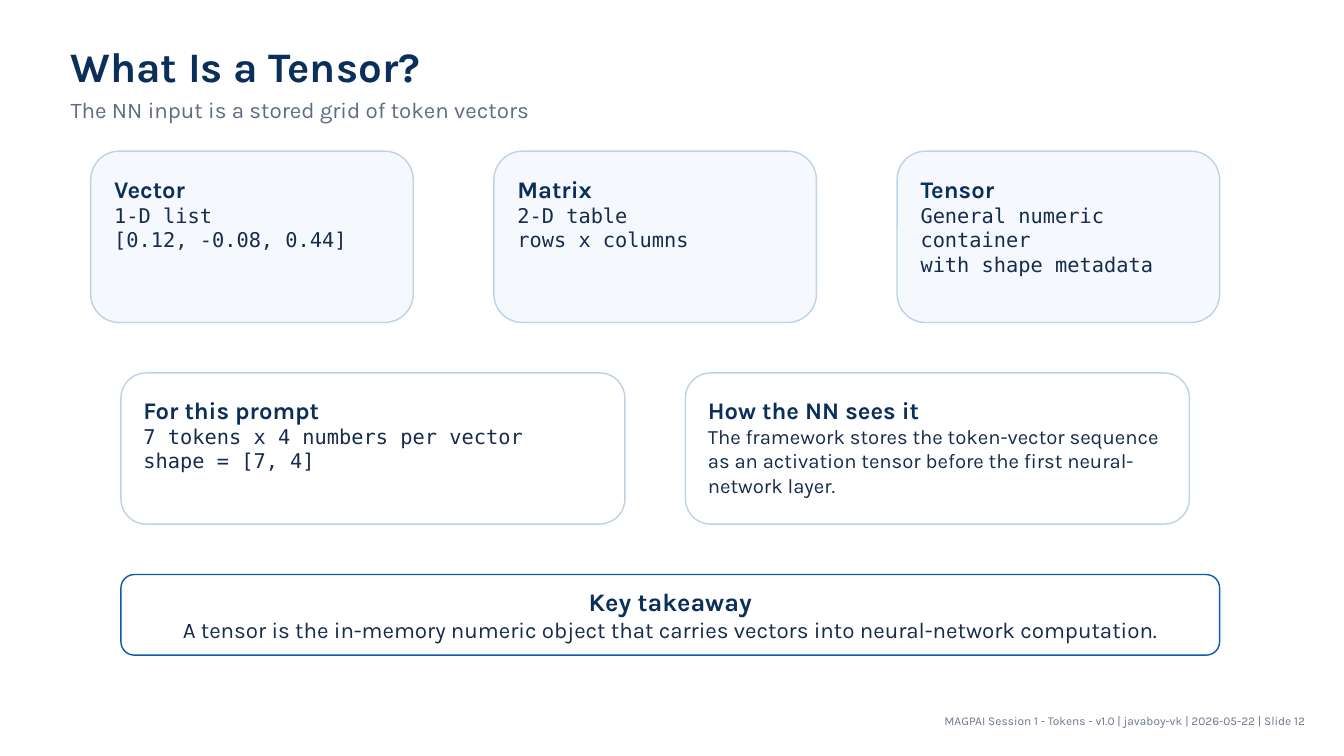
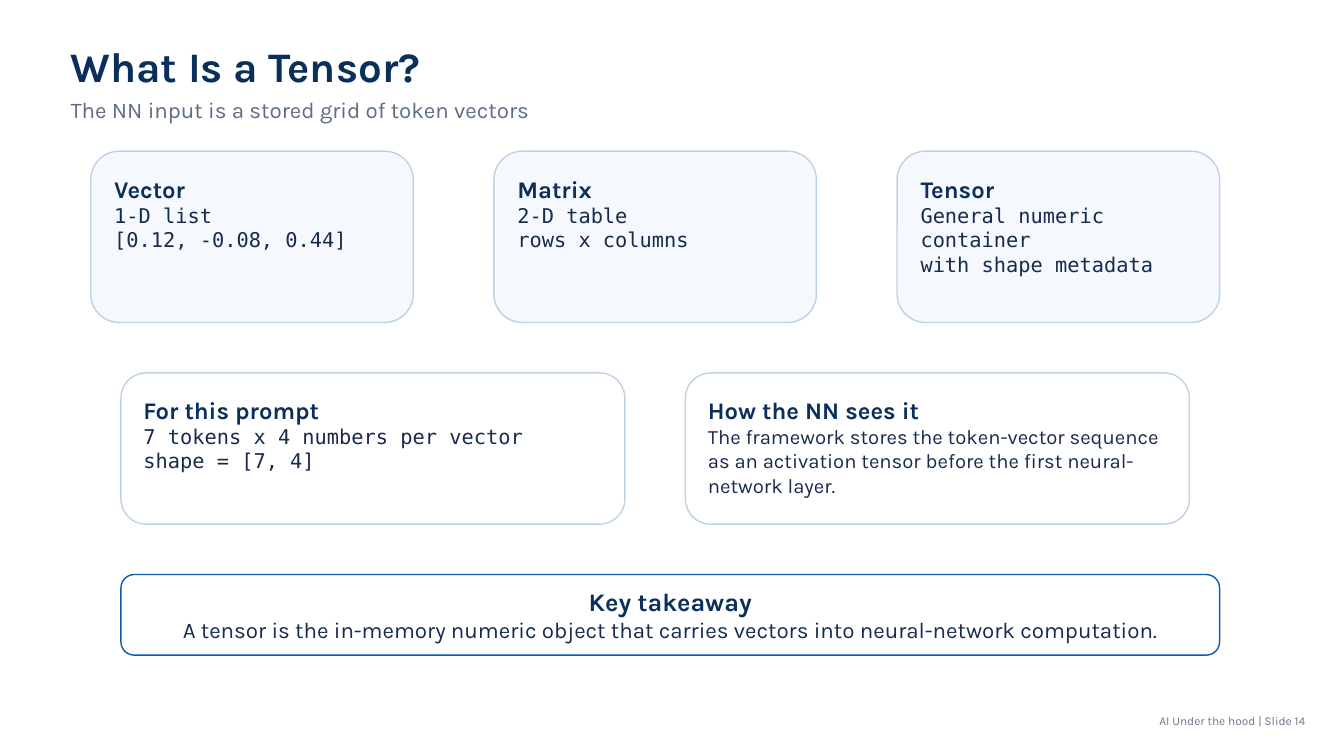
Before and after one commit to javaboy-vk/MAGPAI, a slide deck: slide 14 of pptx/Session_01_Tokens_v1.0.pptx (slide 13 before the commit). Drawn at 1344x756 pixels with LibreOffice and Linux fonts; fonts in the diff are those of the drawing. Boxes give left, top, right and bottom in pixels: in the first picture for what was removed or moved away, otherwise in the second. Text is boxed around its words. In the diff, an @@ line names an element or a change of style, - is before the commit and + after.

Commit message:
Added the Full Stack references to the beginning to position where the MAGPAI starts

```diff
--- a/pptx/Session_01_Tokens_v1.0.pptx
+++ b/pptx/Session_01_Tokens_v1.0.pptx
@@ text at [1159,717,1306,725]: text changed @@
-MAGPAI Session 1 - Tokens - v1.0 | javaboy-vk | 2026-05-22 | Slide 12
+AI Under the hood | Slide 14
```
Also in this commit, not shown: 16 other slides changed, 1 slide added, 20 other files.
